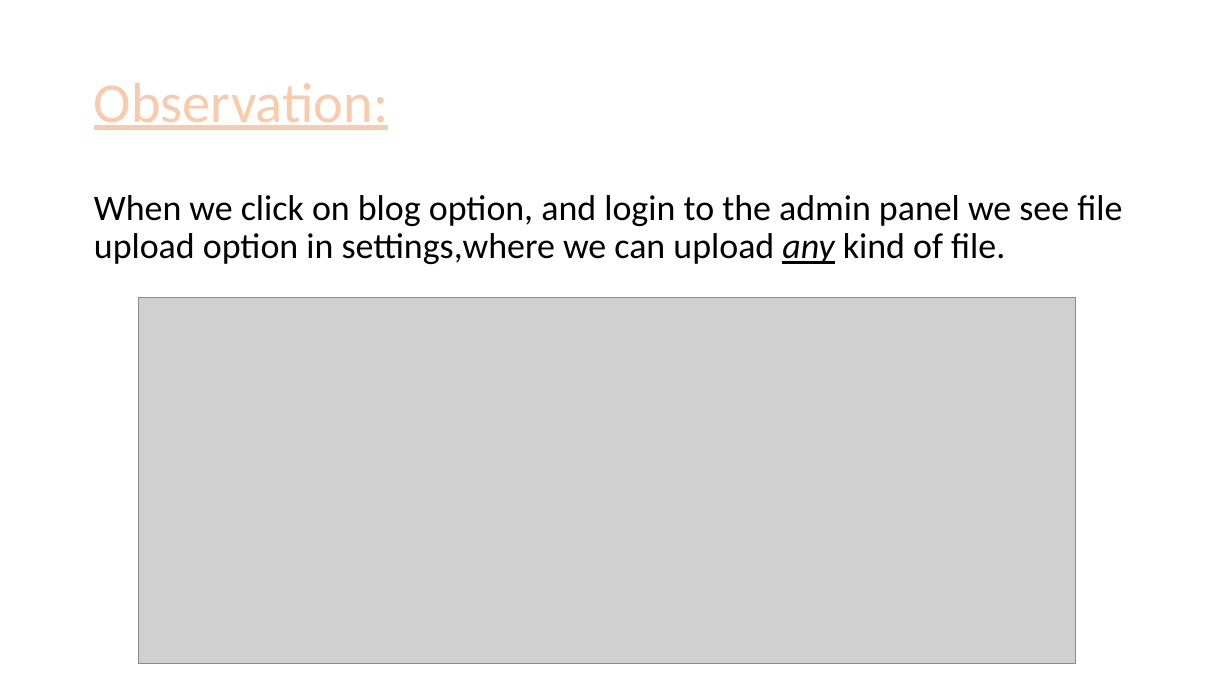
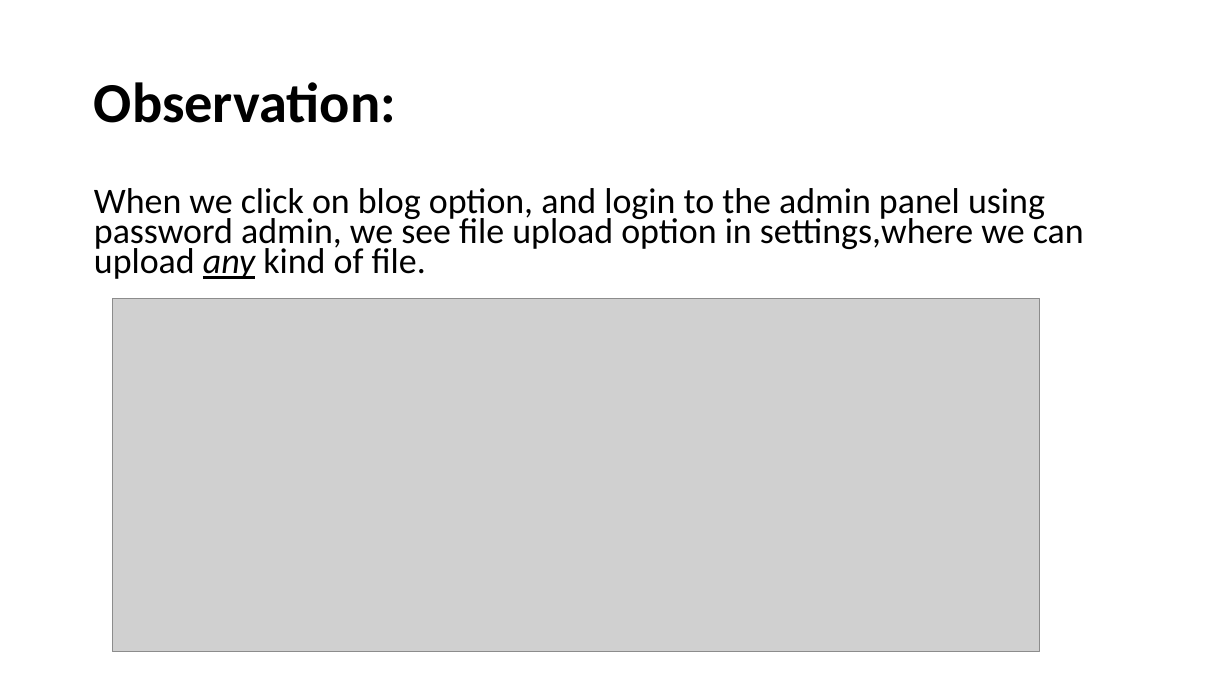
Before and after one commit to RocktimRajkumar/CEH-hack-a-thon, a slide deck: slide 15 of reports/Lifestyle Store/LifeStyle Store Application Reports.pptx. Drawn at 1232x693 pixels with LibreOffice and Linux fonts; fonts in the diff are those of the drawing; grey boxes stand for pictures. Boxes give left, top, right and bottom in pixels: in the first picture for what was removed or moved away, otherwise in the second. Text is boxed around its words. In the diff, an @@ line names an element or a change of style, - is before the commit and + after.

```diff
--- a/reports/Lifestyle Store/LifeStyle Store Application Reports.pptx
+++ b/reports/Lifestyle Store/LifeStyle Store Application Reports.pptx
@@ title "Observation:" at [94, 82, 396, 123]: text colour #F8CBAD to #000000, letter outline #ED7D31 1.75 pt to none, bold on, underline off @@
@@ text at [94, 188, 1084, 279]: text changed @@
-When we click on blog option, and login to the admin panel we see file upload option in settings,where we can upload any kind of file.
+When we click on blog option, and login to the admin panel using password admin, we see file upload option in settings,where we can upload any kind of file.
@@ picture: place and size @@
-picture at [139, 299, 1077, 665]
+picture at [112, 299, 1040, 653]
```
Also in this commit, not shown: 5 other slides changed.
